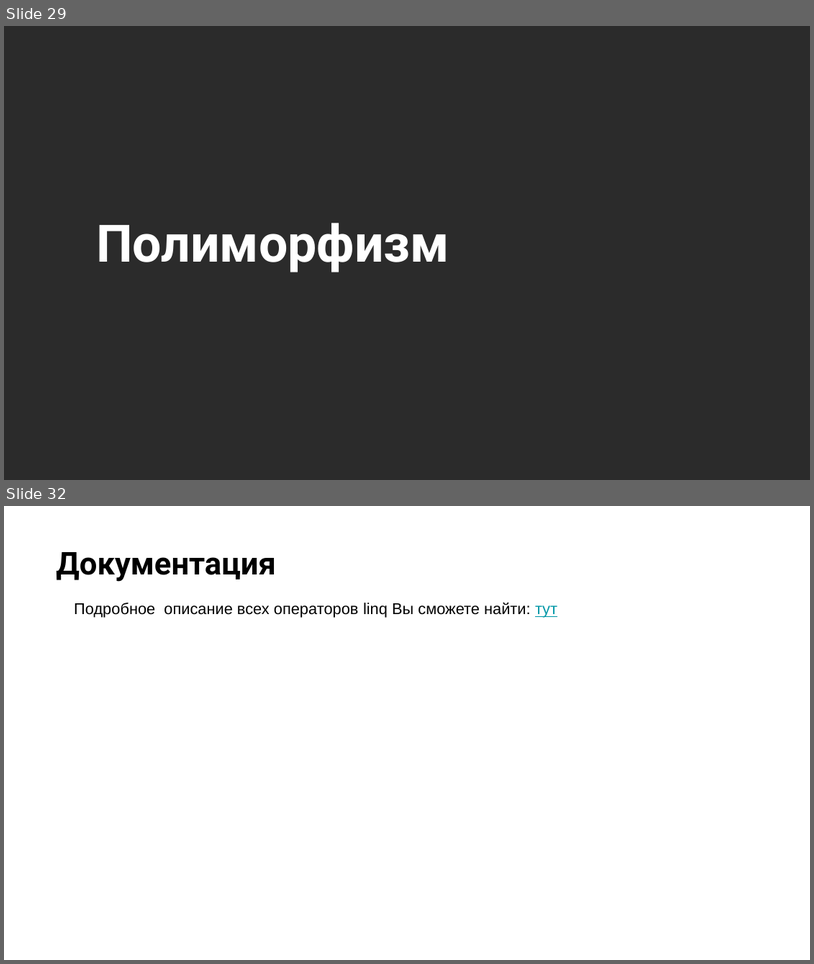
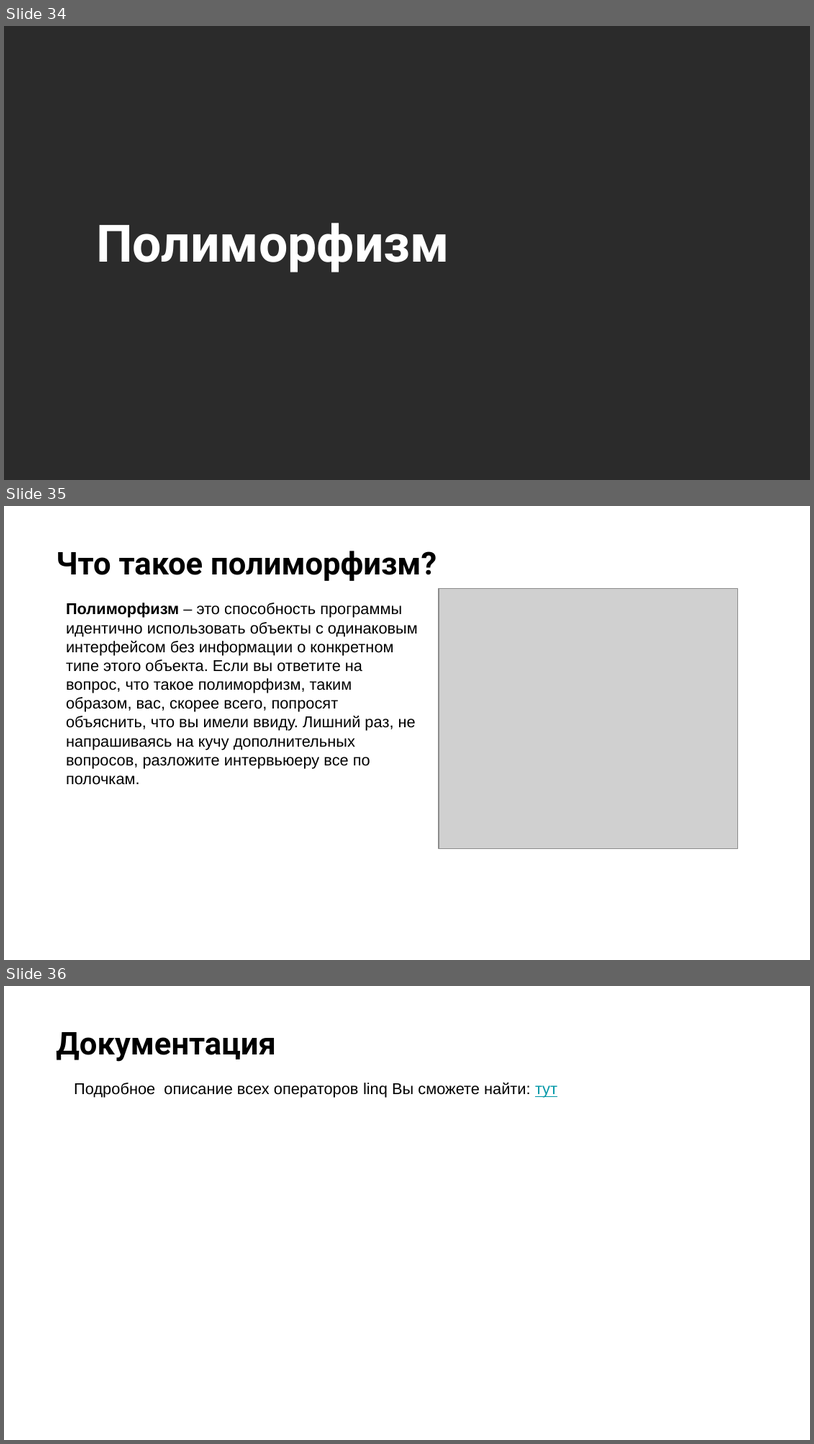
Before and after one commit to NilovPavel/OOP, a slide deck: ООП.pptx. Shown one above the other, each under a label of ours: slides 29 and 32 before the commit, slides 34, 35 and 36 after it; the slides between them are not shown. The pictures are 814x964 and 814x1444 pixels, drawn with LibreOffice and Linux fonts; fonts in the diff are those of the drawing; grey boxes stand for pictures; background and template pictures are left out; a plain dark background stands for a picture behind light text. Boxes give left, top, right and bottom in pixels: in the first picture for what was removed or moved away, otherwise in the second. Text is boxed around its words. In the diff, an @@ line names an element or a change of style, - is before the commit and + after.

```diff
--- a/ООП.pptx
+++ b/ООП.pptx
@@ slide 35 added at [4,506,810,960], background picture (left out) @@
@@ title added at [56,551,437,581], 28 pt, text #000000, bold @@
+Что такое полиморфизм?
@@ picture added at [439,588,738,848] @@
@@ text added at [66,602,418,785], 14 pt, text #000000 @@
+Полиморфизм – это способность программы идентично использовать объекты с одинаковым интерфейсом без информации о конкретном типе этого объекта. Если вы ответите на вопрос, что такое полиморфизм, таким образом, вас, скорее всего, попросят объяснить, что вы имели ввиду. Лишний раз, не напрашиваясь на кучу дополнительных вопросов, разложите интервьюеру все по полочкам.
@@ what was slide 29 is now slide 34 @@
@@ what was slide 32 is now slide 36 @@
```
Also in this commit, not shown: 7 slides changed, 5 other slides added.
